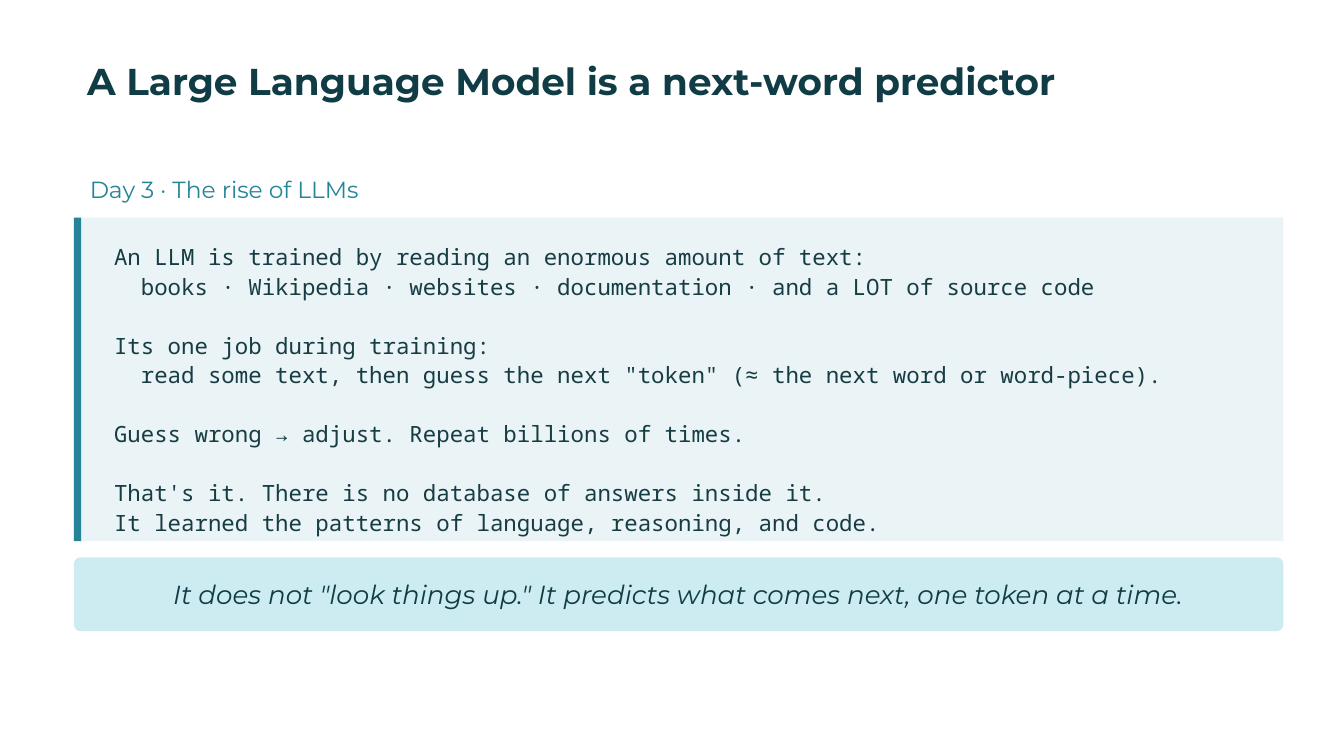
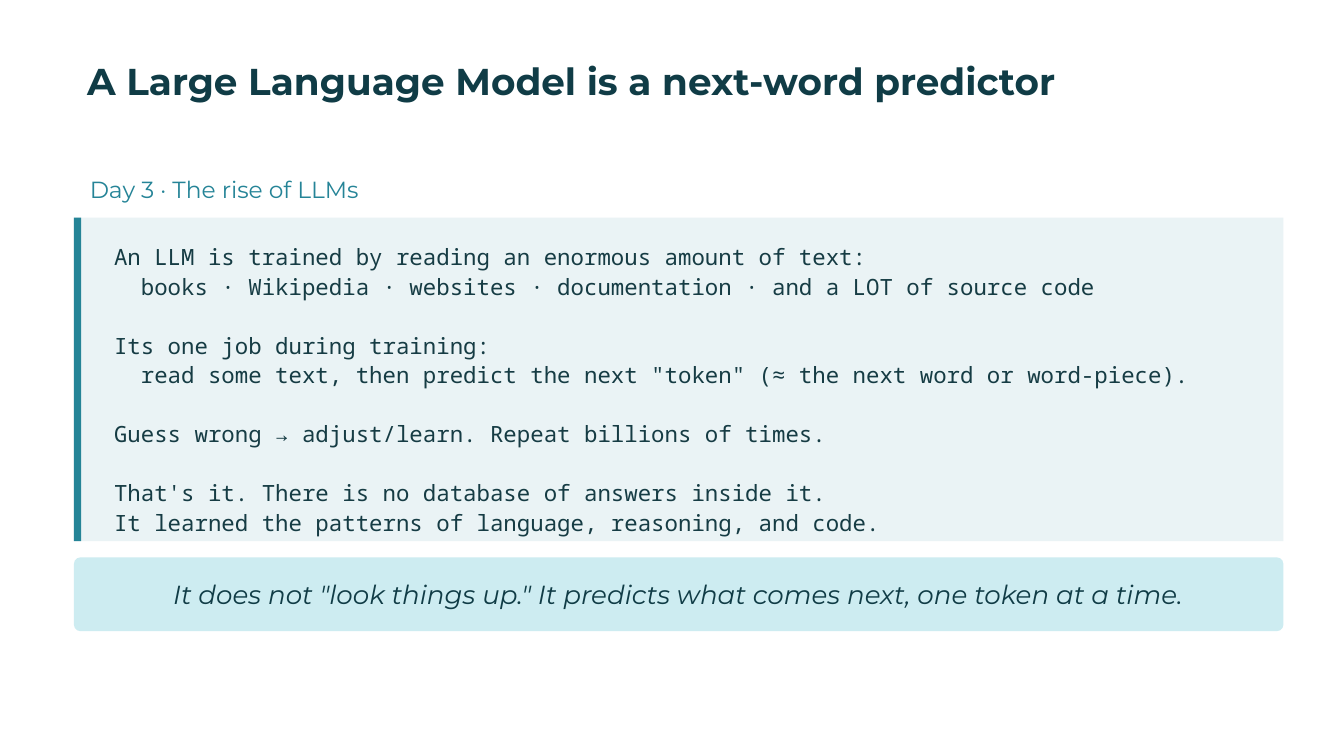
Before and after one commit to TheDataFlowCompany/the-science-repository, a slide deck: slide 8 of workshop/materials/day_3/Day 3 - Slides.pptx (slide 7 before the commit). Drawn at 1344x756 pixels with LibreOffice and Linux fonts; fonts in the diff are those of the drawing; background and template pictures are left out. Boxes give left, top, right and bottom in pixels: in the first picture for what was removed or moved away, otherwise in the second. Text is boxed around its words. In the diff, an @@ line names an element or a change of style, - is before the commit and + after.

```diff
--- a/workshop/materials/day_3/Day 3 - Slides.pptx
+++ b/workshop/materials/day_3/Day 3 - Slides.pptx
@@ text at [114,366,1188,448]: text changed @@
-read some text, then guess the next "token" (≈ the next word or word-piece).
-Guess wrong → adjust. Repeat billions of times.
+read some text, then predict the next "token" (≈ the next word or word-piece).
+Guess wrong → adjust/learn. Repeat billions of times.
```
Also in this commit, not shown: 5 other slides changed, 1 slide added.
